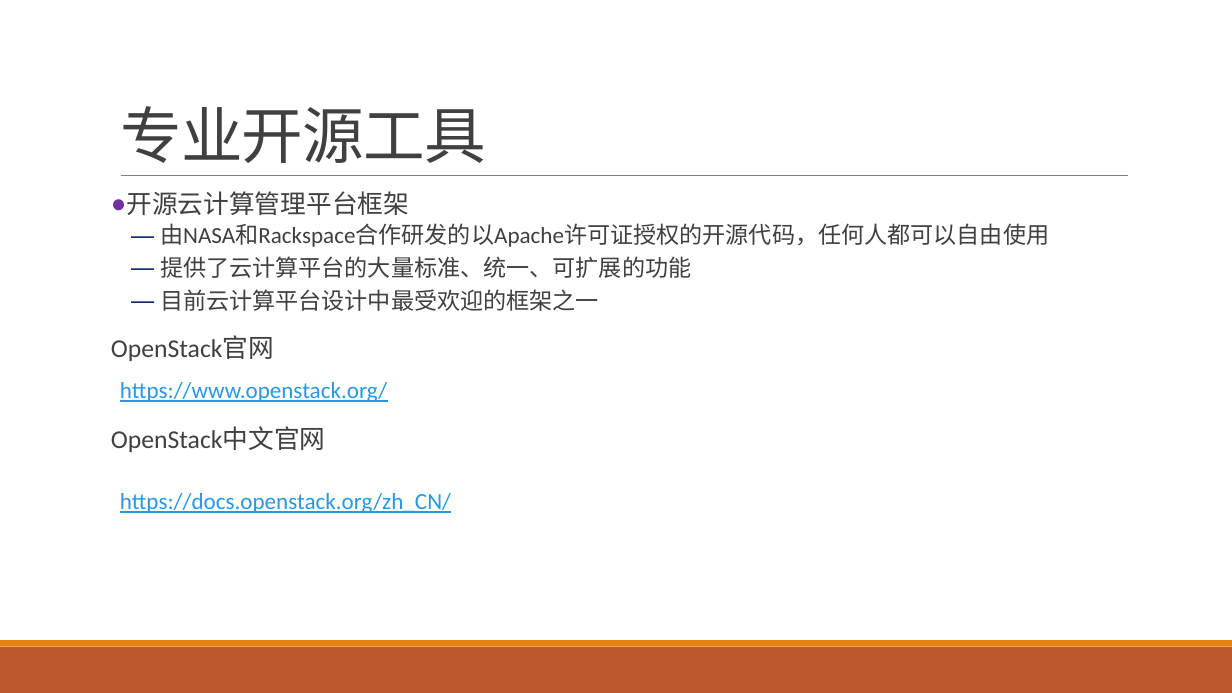
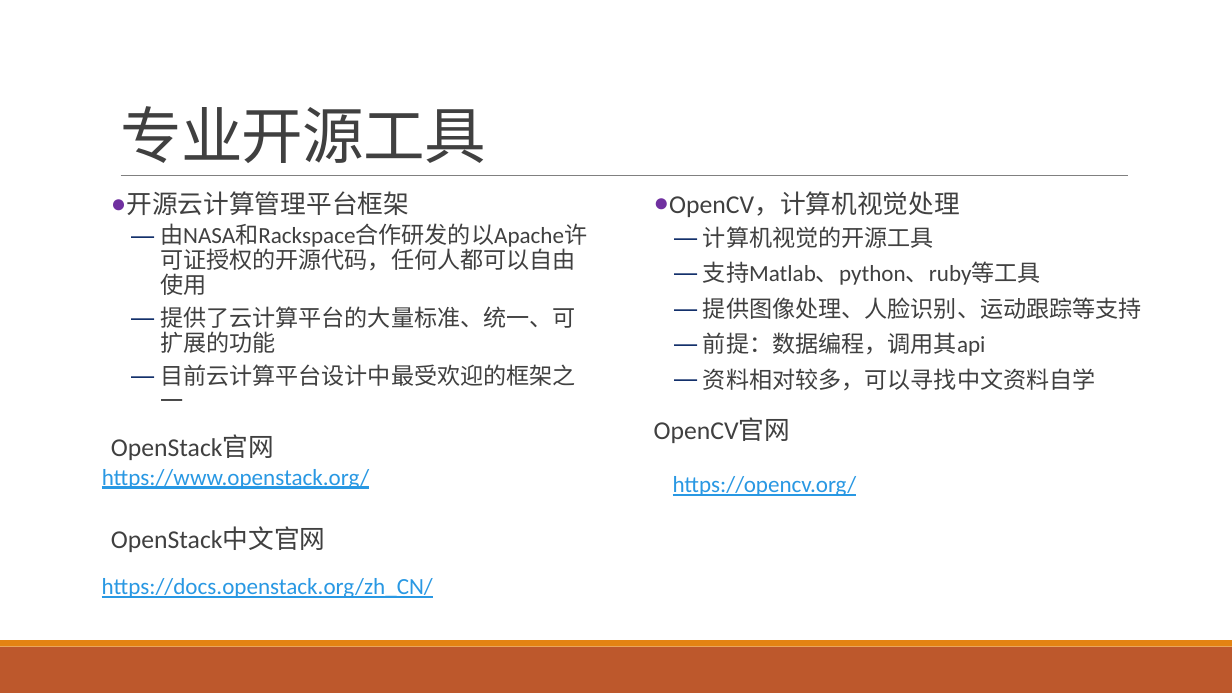
Before and after one commit to exoplanetX/DataAnalytics, a slide deck: slide 6 of 实验-8-工具的延伸.pptx. Drawn at 1232x693 pixels with LibreOffice and Linux fonts; fonts in the diff are those of the drawing. Boxes give left, top, right and bottom in pixels: in the first picture for what was removed or moved away, otherwise in the second. Text is boxed around its words. In the diff, an @@ line names an element or a change of style, - is before the commit and + after.

```diff
--- a/实验-8-工具的延伸.pptx
+++ b/实验-8-工具的延伸.pptx
@@ text "开源云计算管理平台框架" rewrapped from (111,191,1049,452) to (111,191,587,552) @@
@@ text added at (654,192,1142,443), 18 pt, text #404040 @@
+● OpenCV，计算机视觉处理
+  — 计算机视觉的开源工具
+  — 支持Matlab、python、ruby等工具
+  — 提供图像处理、人脸识别、运动跟踪等支持
+  — 前提：数据编程，调用其api
+  — 资料相对较多，可以寻找中文资料自学
+OpenCV官网
@@ text "https://www.openstack.org/": place and size @@
-text "https://www.openstack.org/" at (120,382,387,402)
+text "https://www.openstack.org/" at (102,469,369,489)
@@ text added at (673,476,857,496), 18 pt, text #2998E3, underline @@
+https://opencv.org/
@@ text "https://docs.openstack.org/zh_CN/": place and size @@
-text "https://docs.openstack.org/zh_CN/" at (120,493,451,513)
+text "https://docs.openstack.org/zh_CN/" at (102,578,433,598)
```
Also in this commit, not shown: 1 other slide changed.
